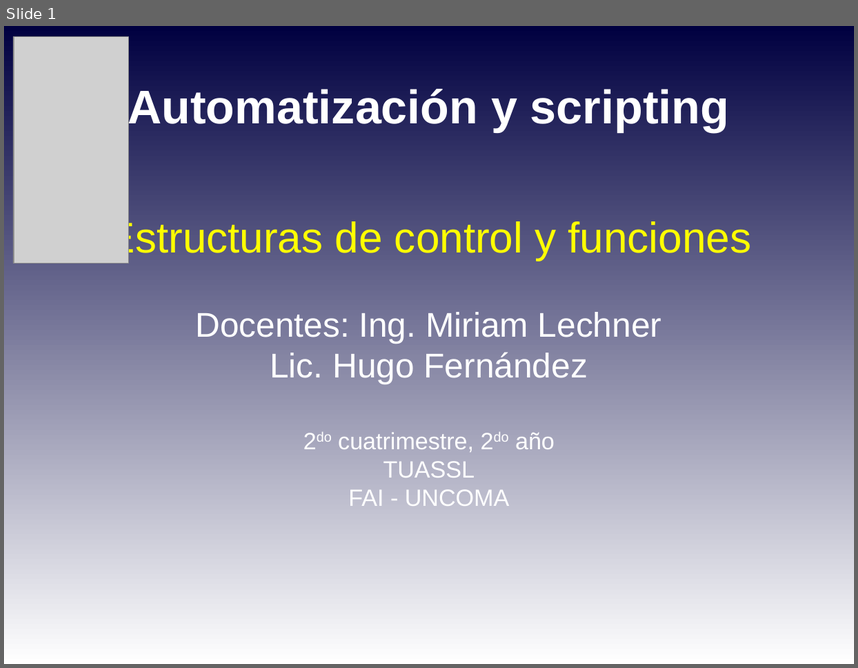
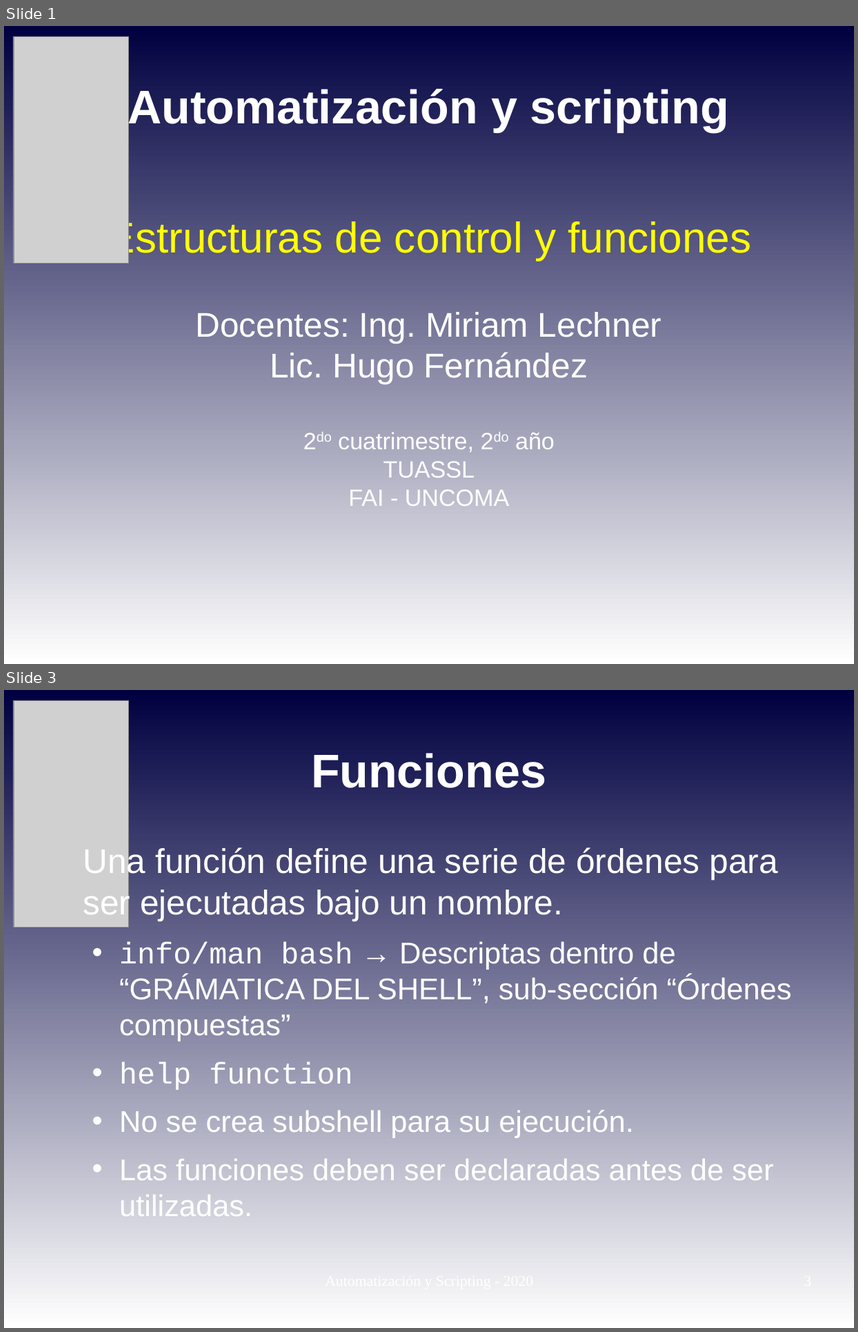
Before and after one commit to niniadcobre/-AutoyScripting, a slide deck: clases/AYS_clase04.odp. Shown one above the other, each under a label of ours: slide 1 before the commit, slides 1 and 3 after it; the slides between them are not shown. The pictures are 858x668 and 858x1332 pixels, drawn with LibreOffice and Linux fonts; fonts in the diff are those of the drawing; grey boxes stand for pictures. Boxes give left, top, right and bottom in pixels: in the first picture for what was removed or moved away, otherwise in the second. Text is boxed around its words. In the diff, an @@ line names an element or a change of style, - is before the commit and + after.

```diff
--- a/clases/AYS_clase04.odp
+++ b/clases/AYS_clase04.odp
@@ slide 3 added at [4, 690, 854, 1328], background gradient #000040 to #FFFFFF @@
@@ picture added at [13, 701, 128, 927] @@
@@ title added at [311, 753, 546, 788], 44 pt, text #FFFFFF, bold @@
+Funciones
@@ text added at [83, 846, 792, 1216], 28 pt, text #FFFFFF @@
+Una función define una serie de órdenes para ser ejecutadas bajo un nombre.
+  • info/man bash → Descriptas dentro de “GRÁMATICA DEL SHELL”, sub-sección “Órdenes compuestas”
+  • help function
+  • No se crea subshell para su ejecución.
+  • Las funciones deben ser declaradas antes de ser utilizadas.
```
Also in this commit, not shown: 6 slides changed, 7 other files.
